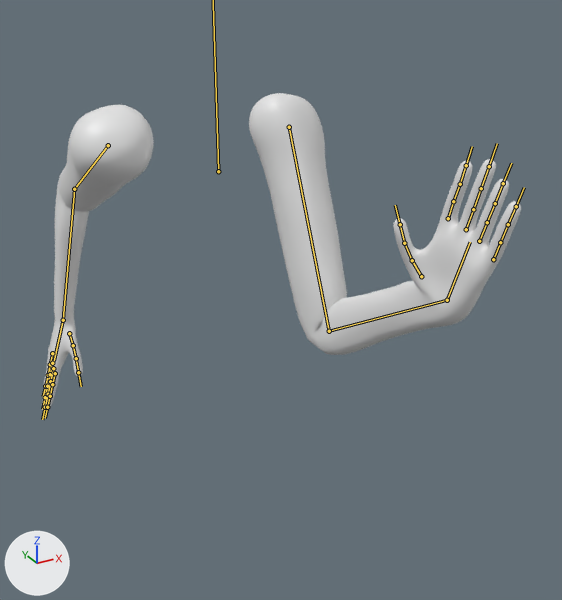
The FBX model Progetto_SVG/Assets/Assets/Models/PlayerArms.fbx: old version first, new version second.
Camera for both pictures: a 50 mm camera at (-1.0, -2.15, 0.7) aimed at (0.07, -0.21, -0.27). The axes (+X, +Y, +Z) are drawn at lower left. The lights are the same throughout. Both versions are drawn at frame 12 of the action 'Armature|Run'; the numbers are the values there. The bones that bend it are drawn over the model as lines.
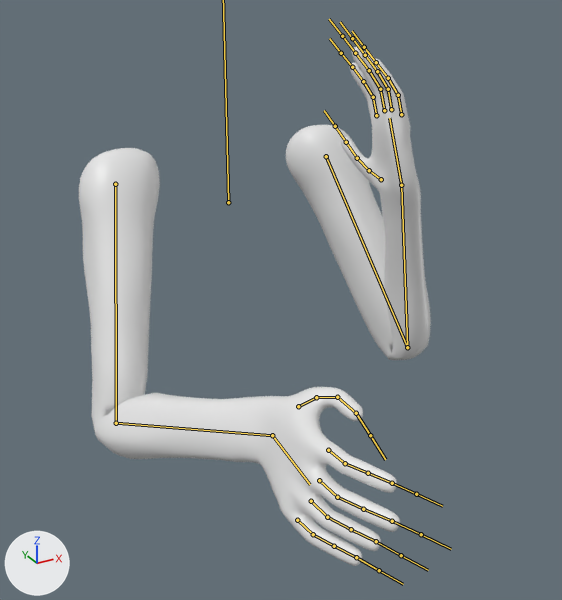
The change in detail:
Object 'Armature' (bone_rig_object) moves from (0.0, -0.011, 0.084) to (0.0, 0.0, 0.0).
Bone 'Spine' (bone_spine) moves from (0.0, 0.0, -0.16) to (0.0, 0.0, 0.0).
Bone 'Bicep.L' (bone_bicep_l) moves from (-0.04, -0.79, -0.01) to (-0.02, -0.6, 0.0).
Bone 'Bicep.L' (bone_bicep_l) turns from (23, -1, -91) to (32, -3, -83) degrees about its own x, y and z.
Bone 'Arm.L' (bone_arm_l) turns from (98, -4, 4) to (140, 6, 3) degrees about its own x, y and z.
Bone 'Hand.L' (bone_hand_l) turns from (42, 0, 2) to (24, -10, 3) degrees about its own x, y and z.
Bone 'Pinky2.L' (bone_pinky2_l) turns from (0, 0, 0) to (10, 3, -17) degrees about its own x, y and z.
Bone 'Pinky3.L' (bone_pinky3_l) turns from (0, 0, 0) to (4, 1, -6) degrees about its own x, y and z.
Bone 'Ring2.L' (bone_ring2_l) turns from (0, 0, 0) to (10, 3, -17) degrees about its own x, y and z.
Bone 'Middle2.L' (bone_middle2_l) turns from (0, 0, 0) to (11, 3, -17) degrees about its own x, y and z.
Bone 'Middle3.L' (bone_middle3_l) turns from (0, 0, 0) to (4, 1, -6) degrees about its own x, y and z.
Bone 'Index2.L' (bone_index2_l) turns from (0, 0, 0) to (11, 3, -17) degrees about its own x, y and z.
Bone 'Thumb1.L' (bone_thumb1_l) turns from (0, 0, 0) to (7, 6, 2) degrees about its own x, y and z.
Bone 'Thumb2.L' (bone_thumb2_l) turns from (0, 0, 0) to (-8, 0, -4) degrees about its own x, y and z.
Bone 'Bicep.R' (bone_bicep_r) moves from (0.04, -0.61, -0.01) to (0.02, -0.6, 0.0).
Bone 'Bicep.R' (bone_bicep_r) turns from (-65, 3, 93) to (30, 1, 76) degrees about its own x, y and z.
Bone 'Arm.R' (bone_arm_r) turns from (53, 14, 3) to (86, -15, -7) degrees about its own x, y and z.
Bone 'Hand.R' (bone_hand_r) turns from (14, -1, -8) to (-29, 1, -15) degrees about its own x, y and z.
Bone 'Pinky1.R' (bone_pinky1_r) turns from (0, 0, 0) to (3, -1, 10) degrees about its own x, y and z.
Bone 'Pinky2.R' (bone_pinky2_r) turns from (0, 0, 0) to (7, -3, 14) degrees about its own x, y and z.
Bone 'Ring1.R' (bone_ring1_r) turns from (0, 0, 0) to (3, -1, 10) degrees about its own x, y and z.
Bone 'Ring2.R' (bone_ring2_r) turns from (0, 0, 0) to (7, -3, 14) degrees about its own x, y and z.
Bone 'Middle1.R' (bone_middle1_r) turns from (0, 0, 0) to (2, -1, 8) degrees about its own x, y and z.
Bone 'Middle2.R' (bone_middle2_r) turns from (0, 0, 0) to (8, -3, 15) degrees about its own x, y and z.
Bone 'Index1.R' (bone_index1_r) turns from (0, 0, 0) to (3, -1, 10) degrees about its own x, y and z.
Bone 'Index2.R' (bone_index2_r) turns from (0, 0, 0) to (7, -3, 14) degrees about its own x, y and z.
Bone 'Thumb1.R' (bone_thumb1_r) turns from (0, 0, 0) to (7, -6, -2) degrees about its own x, y and z.
Bone 'Thumb2.R' (bone_thumb2_r) turns from (0, 0, 0) to (-8, 0, 4) degrees about its own x, y and z.
Bone 'Thumb3.R' (bone_thumb3_r) turns from (0, 0, 0) to (-25, -1, 5) degrees about its own x, y and z.

Pixel boxes (x1, y1, x2, y2) of what changed, in the pictures (562 x 600 px):
'Plane', posed (26% narrower, 63% taller)
    before: (42, 93, 521, 411)
    after: (79, 47, 431, 566)
bone 'Bicep.L', root to tip
    before: (289, 127) to (329, 331)
    after: (326, 156) to (407, 347)
bone 'Arm.L', root to tip
    before: (329, 331) to (447, 300)
    after: (407, 347) to (401, 185)
bone 'Hand.L', root to tip
    before: (447, 300) to (470, 242)
    after: (401, 185) to (389, 118)
bone 'Pinky2.L', root to tip
    before: (500, 242) to (508, 224)
    after: (398, 95) to (388, 78)
bone 'Pinky3.L', root to tip
    before: (508, 224) to (516, 206)
    after: (388, 78) to (376, 62)
bone 'Ring2.L', root to tip
    before: (487, 222) to (495, 203)
    after: (388, 89) to (377, 71)
bone 'Middle2.L', root to tip
    before: (473, 209) to (481, 188)
    after: (380, 89) to (369, 70)
bone 'Middle3.L', root to tip
    before: (481, 188) to (489, 166)
    after: (369, 70) to (355, 53)
bone 'Index2.L', root to tip
    before: (453, 201) to (460, 184)
    after: (373, 97) to (363, 81)
bone 'Thumb1.L', root to tip
    before: (421, 276) to (412, 260)
    after: (381, 179) to (369, 170)
bone 'Thumb2.L', root to tip
    before: (412, 260) to (404, 243)
    after: (369, 170) to (357, 158)
bone 'Bicep.R', root to tip
    before: (108, 145) to (74, 189)
    after: (115, 184) to (116, 423)
bone 'Arm.R', root to tip
    before: (74, 189) to (63, 320)
    after: (116, 423) to (272, 435)
bone 'Hand.R', root to tip
    before: (63, 320) to (54, 361)
    after: (272, 435) to (310, 484)
bone 'Pinky1.R', root to tip
    before: (52, 353) to (50, 364)
    after: (297, 520) to (313, 534)
bone 'Pinky2.R', root to tip
    before: (50, 364) to (48, 375)
    after: (313, 534) to (334, 546)
bone 'Ring1.R', root to tip
    before: (52, 363) to (50, 374)
    after: (311, 501) to (327, 517)
bone 'Ring2.R', root to tip
    before: (50, 374) to (47, 386)
    after: (327, 517) to (351, 529)
bone 'Middle1.R', root to tip
    before: (53, 368) to (50, 381)
    after: (319, 480) to (337, 497)
bone 'Middle2.R', root to tip
    before: (50, 381) to (48, 394)
    after: (337, 497) to (363, 509)
bone 'Index1.R', root to tip
    before: (55, 373) to (52, 384)
    after: (328, 450) to (345, 463)
bone 'Index2.R', root to tip
    before: (52, 384) to (50, 396)
    after: (345, 463) to (368, 473)
bone 'Thumb1.R', root to tip
    before: (69, 333) to (73, 345)
    after: (298, 406) to (316, 397)
bone 'Thumb2.R', root to tip
    before: (73, 345) to (76, 358)
    after: (316, 397) to (337, 397)
bone 'Thumb3.R', root to tip
    before: (76, 358) to (78, 372)
    after: (337, 397) to (356, 413)
